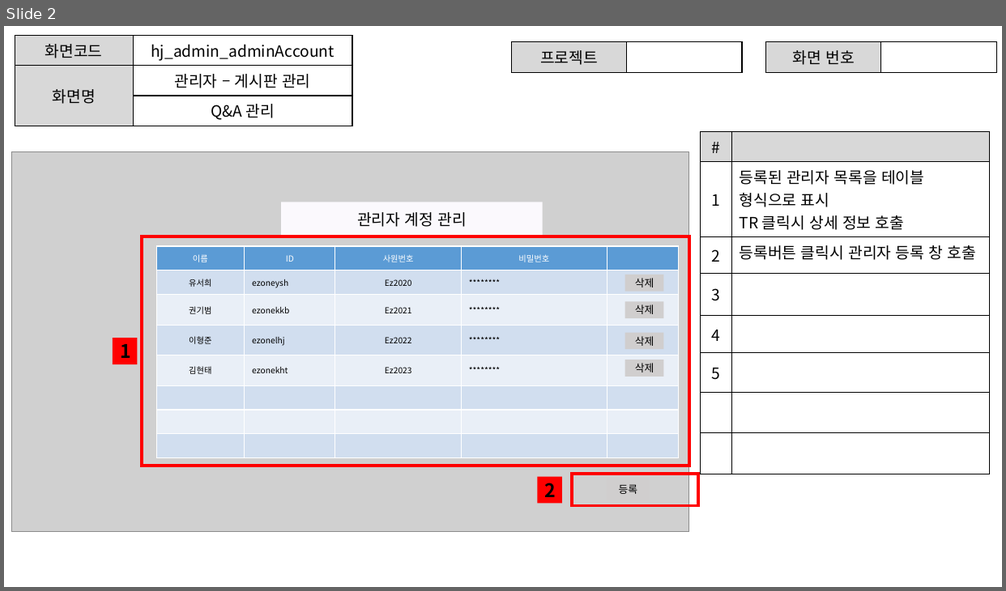
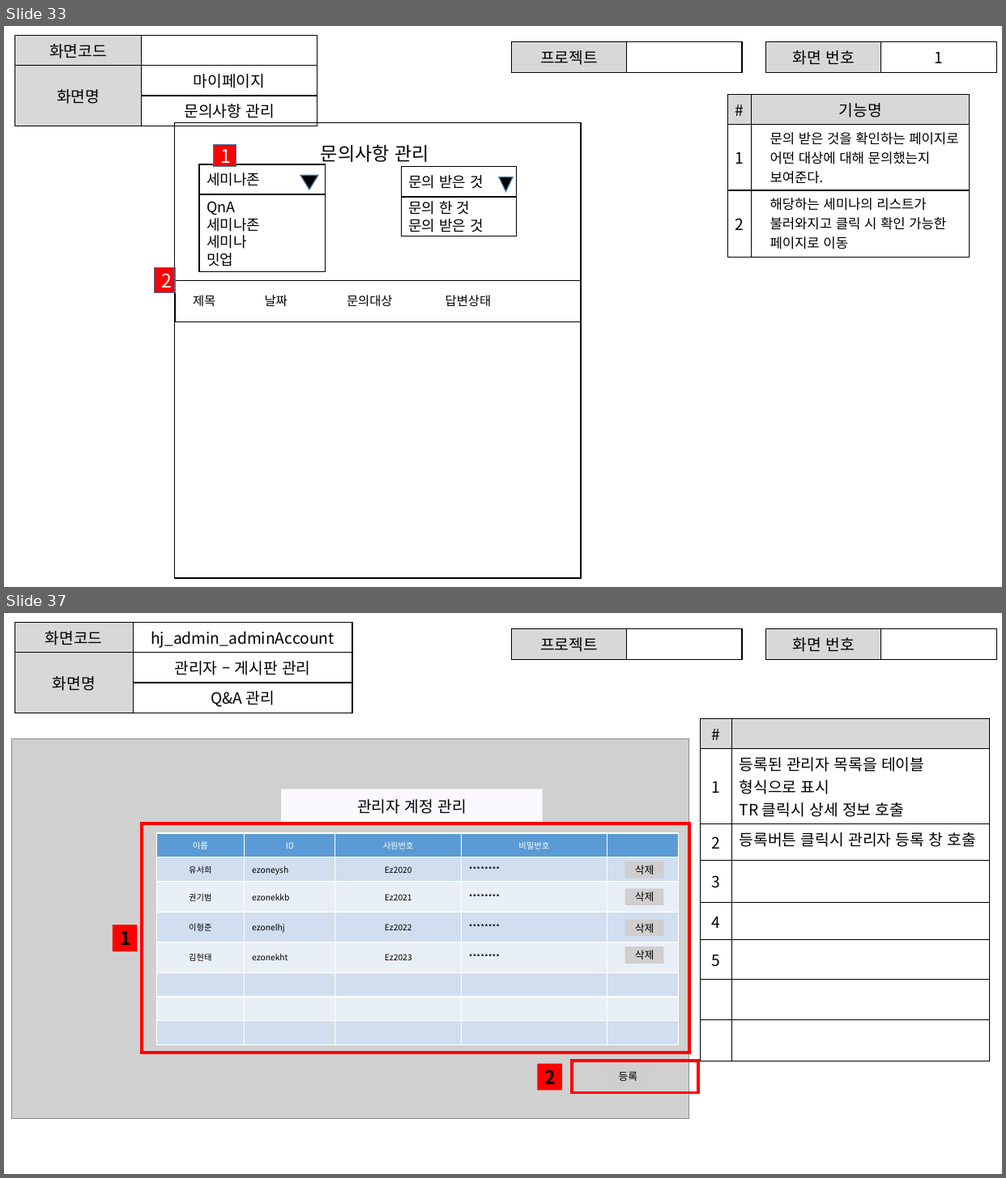
Before and after one commit to ezenteam2/e-Zone, a slide deck: 0 발표용 파워포인트/project05 - 파워포인트 종합 - 형준.pptx. Shown one above the other, each under a label of ours: slide 2 before the commit, slides 33 and 37 after it; the slides between them are not shown. The pictures are 1006x591 and 1006x1178 pixels, drawn with LibreOffice and Linux fonts; fonts in the diff are those of the drawing; grey boxes stand for pictures. Boxes give left, top, right and bottom in pixels: in the first picture for what was removed or moved away, otherwise in the second. Text is boxed around its words. In the diff, an @@ line names an element or a change of style, - is before the commit and + after.

```diff
--- a/0 발표용 파워포인트/project05 - 파워포인트 종합 - 형준.pptx
+++ b/0 발표용 파워포인트/project05 - 파워포인트 종합 - 형준.pptx
@@ slide 33 added at bbox=[4, 26, 1002, 587], background #FFFFFF @@
@@ table added at bbox=[15, 36, 317, 122], 3 rows, 2 columns @@
+화면코드 | 
+화면명 | 마이페이지
+ | 문의사항 관리
@@ table added at bbox=[512, 42, 742, 69], 1 rows, 2 columns @@
+프로젝트 | 
@@ table added at bbox=[766, 42, 997, 69], 1 rows, 2 columns @@
+화면 번호 | 1
@@ table added at bbox=[728, 95, 970, 253], 3 rows, 2 columns @@
+# | 기능명
+1 | 문의 받은 것을 확인하는 페이지로 어떤 대상에 대해 문의했는지 보여준다.
+2 | 해당하는 세미나의 리스트가 불러와지고 클릭 시 확인 가능한 페이지로 이동
@@ rectangle added at bbox=[175, 122, 582, 578], outline #000000 1 pt @@
@@ group added at bbox=[199, 145, 326, 272]: 3 rectangles, 1 triangle @@
+세미나존
+QnA
+세미나존
+세미나
+밋업
+1
@@ text added at bbox=[321, 144, 429, 165], 18 pt, text #000000 @@
+문의사항 관리
@@ rectangle added at bbox=[401, 167, 516, 197], outline #000000 1 pt, 14 pt, text #000000 @@
+문의 받은 것
@@ triangle added at bbox=[499, 177, 513, 191], fill #000000, outline #43739E 1 pt @@
@@ rectangle added at bbox=[401, 198, 516, 237], outline #000000 1 pt, 14 pt, text #000000 @@
+문의 한 것
+문의 받은 것
@@ rectangle added at bbox=[155, 268, 175, 293], fill #FF0000, outline #43739E 1 pt, 18 pt, text #FFFFFF @@
+2
@@ rectangle added at bbox=[175, 280, 581, 578], outline #000000 1 pt @@
@@ rectangle added at bbox=[175, 280, 581, 322], outline #000000 1 pt, 12 pt, text #000000 @@
+제목 날짜 문의대상 답변상태
@@ what was slide 2 is now slide 37 @@
```
Also in this commit, not shown: 34 other slides added.
